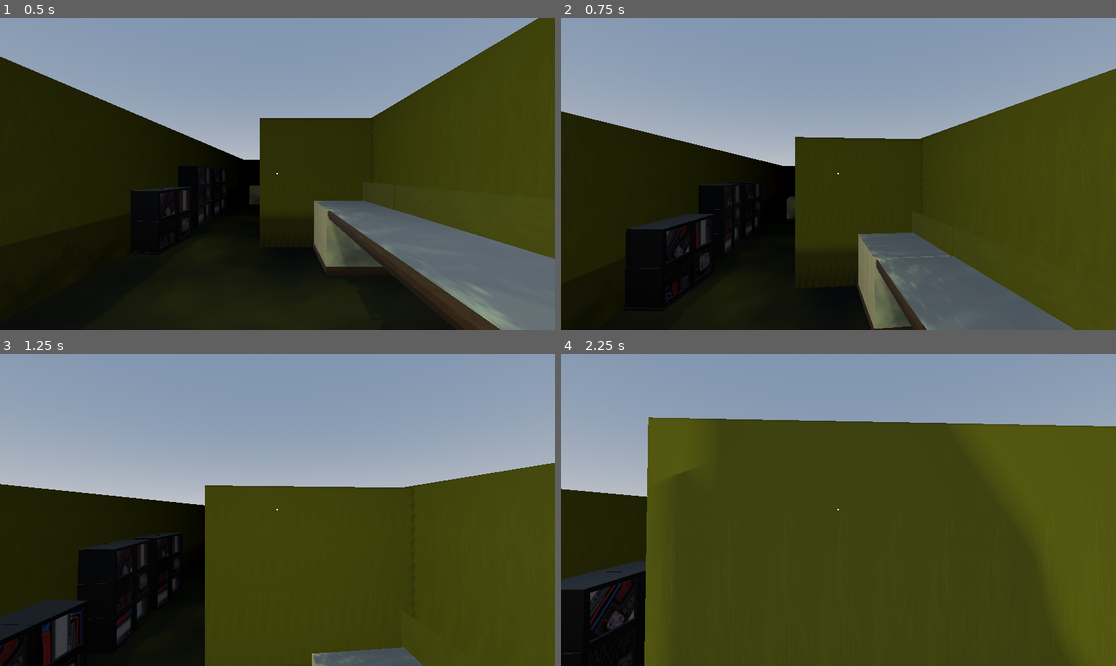
Above: before the commit, frames 1-4 (two rows, left to right).
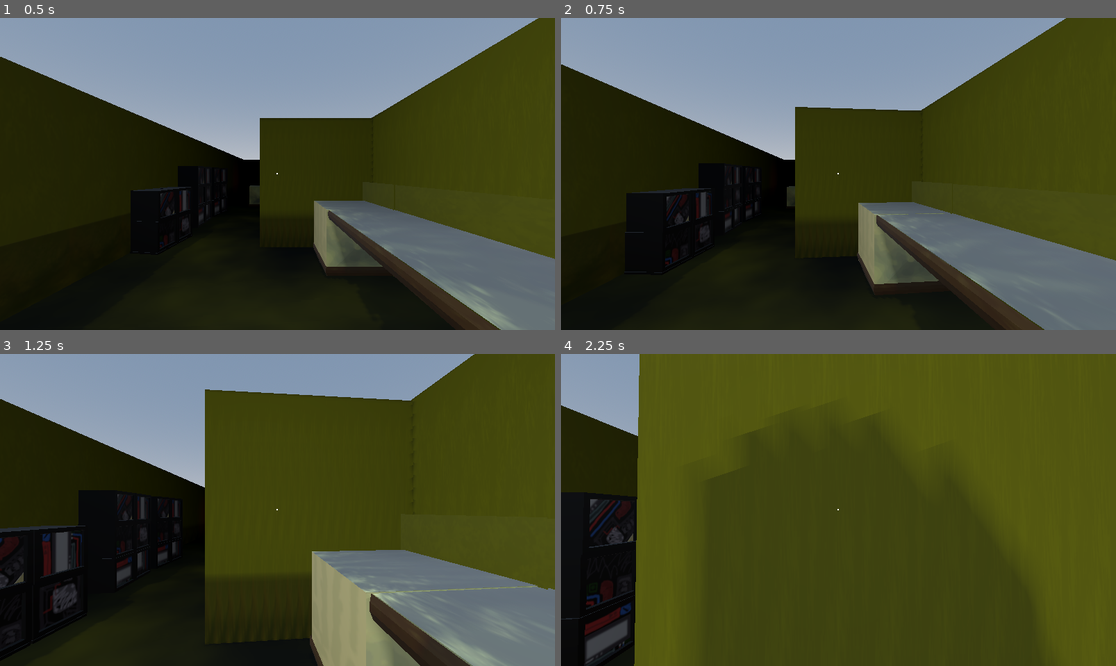
Above: after the commit, the same moments.

Repository: uniqueusername/burning-paper
Game: Godot game, scene res://world3.tscn
Two runs of this game, one before a commit and one after it. Both use one fixed random seed, a clock stepped at 60 frames per second and the inputs below.
Inputs (mouse positions are in pixels of both pictures, inside the frame that each line leads up to):
- Up to frame 1 (0.5 s): no input
- Up to frame 2 (0.75 s): tap Enter at 0.5 s; move the mouse to (866, 174) at 0.52 s; hold W (forward) from 0.53 s (still down); tap Space (jump) at 0.6 s
- Up to frame 3 (1.25 s): keep holding W (forward); tap Space (jump) at 0.77, 1.07 s
- Up to frame 4 (2.25 s): keep holding W (forward); move the mouse to (810, 510) at 1.27 s; tap E (interact) at 1.35 s; tap Space (jump) at 1.52, 1.55, 1.82, 2.1 s; move the mouse to (849, 503) at 2.02 s

Frame 1 is identical in both runs. In frame 2, 27% of the frame differs, in the area x 0-100%, y 0-100%; in frame 3, 49%; in frame 4, 26%.

Commit message:
remove jump

Diff:
--- a/objects/player/movement.gd
+++ b/objects/player/movement.gd
@@ -38,8 +38,8 @@
 		velocity.y -= gravity * delta
 
 	# Handle jump.
-	if Input.is_action_just_pressed("jump") and is_on_floor():
-		velocity.y = JUMP_VELOCITY
+	#if Input.is_action_just_pressed("jump") and is_on_floor():
+		#velocity.y = JUMP_VELOCITY
 	#handle sprint
 
 	#if Input.is_action_pressed ("sprint"):
